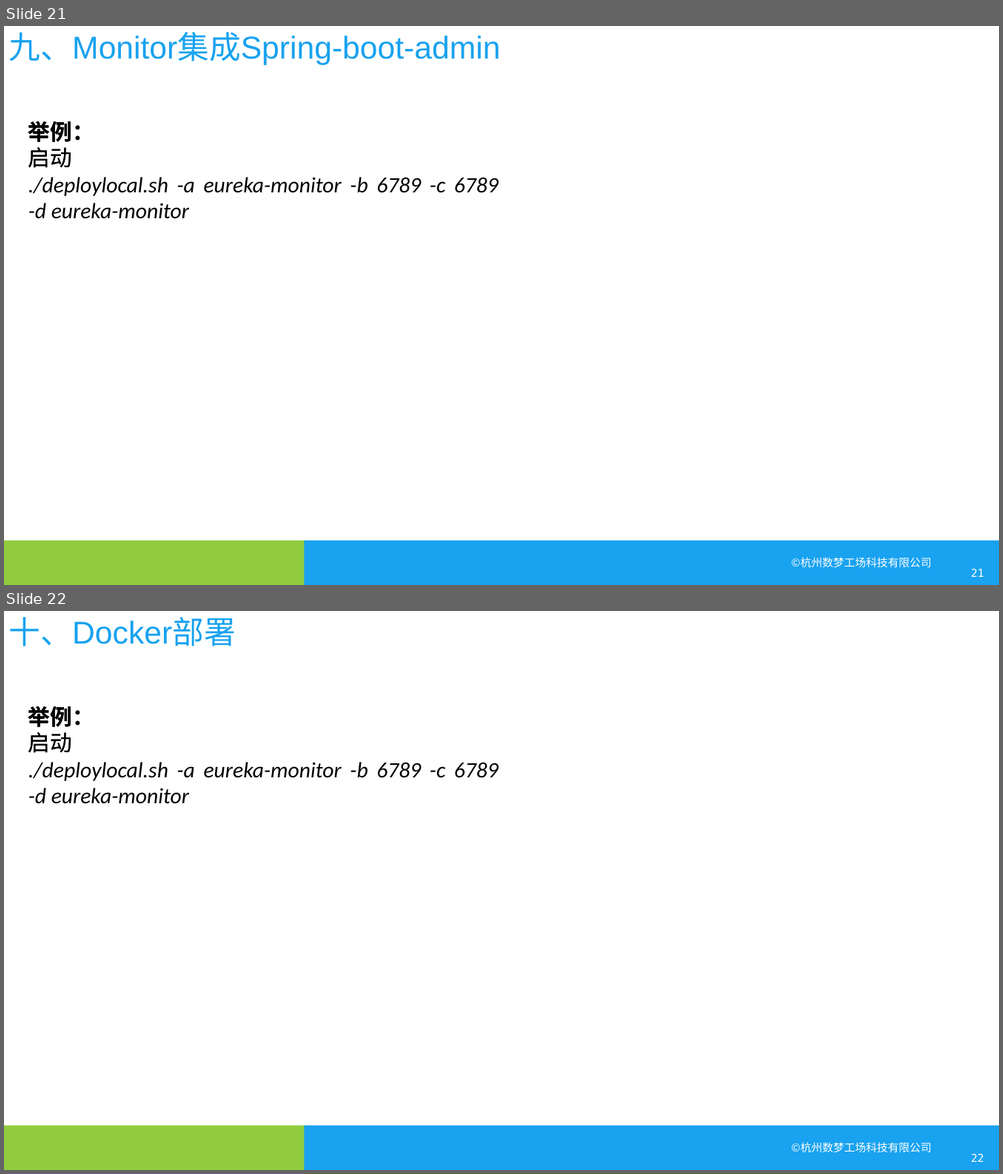
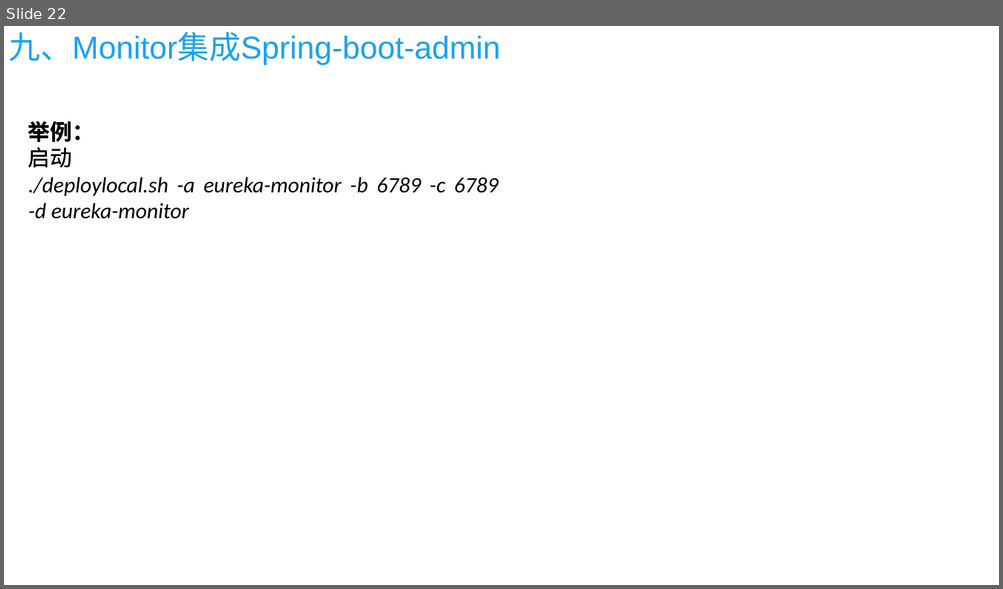
Before and after one commit to kuailewangzi1212/docs, a slide deck: spring cloud/spring cloud.pptx. Shown one above the other, each under a label of ours: slides 21 and 22 before the commit, slide 22 after it. The pictures are 1003x1174 and 1003x589 pixels, drawn with LibreOffice and Linux fonts; fonts in the diff are those of the drawing; background and template pictures are left out. Boxes give left, top, right and bottom in pixels: in the first picture for what was removed or moved away, otherwise in the second. Text is boxed around its words. In the diff, an @@ line names an element or a change of style, - is before the commit and + after.

```diff
--- a/spring cloud/spring cloud.pptx
+++ b/spring cloud/spring cloud.pptx
@@ slide 22 removed at bbox=[4, 611, 999, 1170], background picture (left out); not listed: 4 template elements that a slide beside it also shows @@
@@ title removed at bbox=[9, 617, 236, 647] @@
-十、Docker部署
@@ text removed at bbox=[28, 706, 94, 753] @@
-举例：
-启动
@@ text removed at bbox=[28, 762, 498, 804] @@
-举例：
-启动
-./deploylocal.sh -a eureka-monitor -b 6789 -c 6789 -d eureka-monitor
@@ what was slide 21 is now slide 22 @@
@@ slide 22 changed as well @@
@@ rectangle removed at bbox=[4, 540, 305, 585] @@
@@ rectangle removed at bbox=[304, 540, 999, 585] @@
@@ text removed at bbox=[791, 557, 930, 568] @@
-©杭州数梦工场科技有限公司
@@ page number removed at bbox=[970, 569, 984, 577] @@
-21
```
Also in this commit, not shown: 23 other slides changed, 3 slides added, 5 other files.
